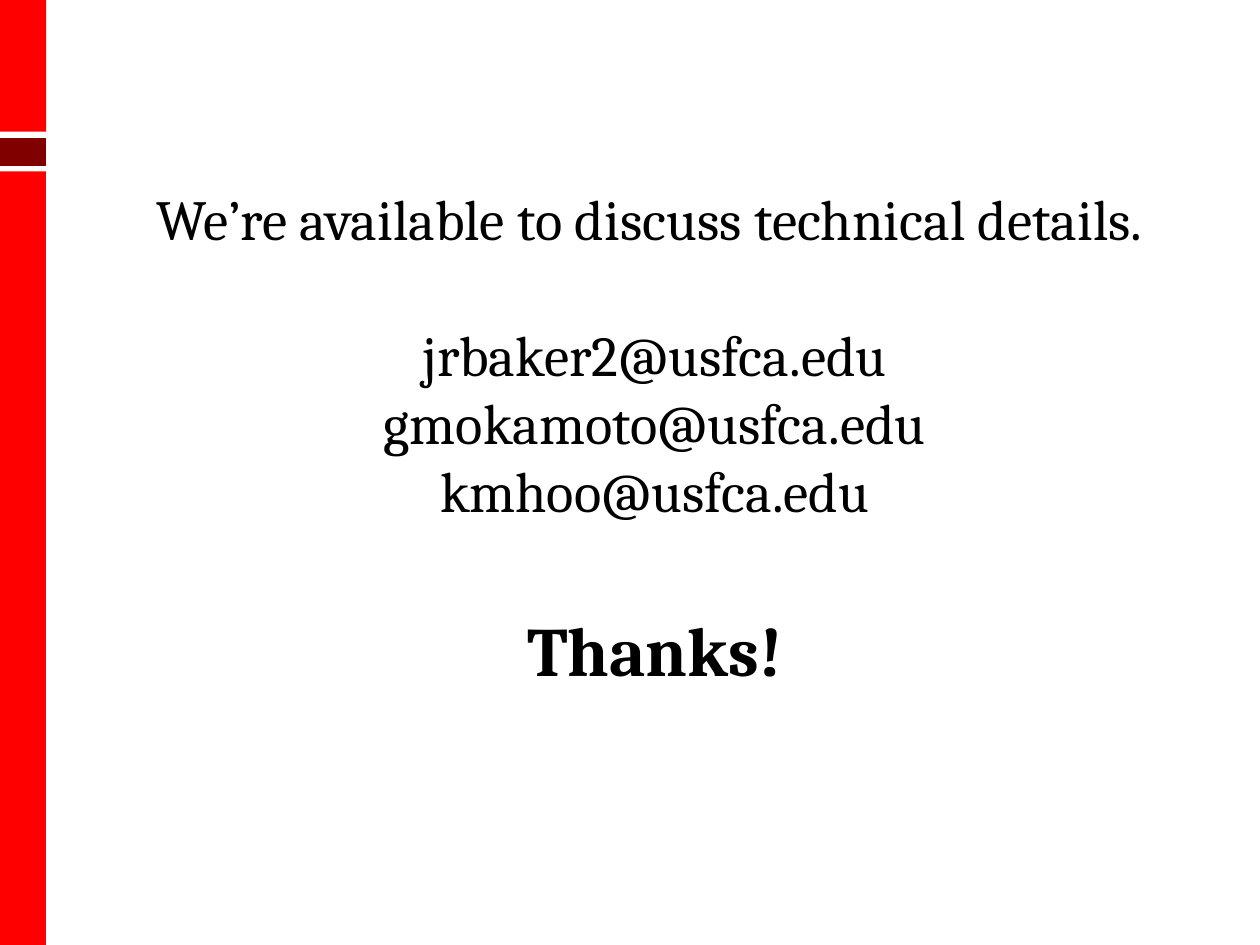
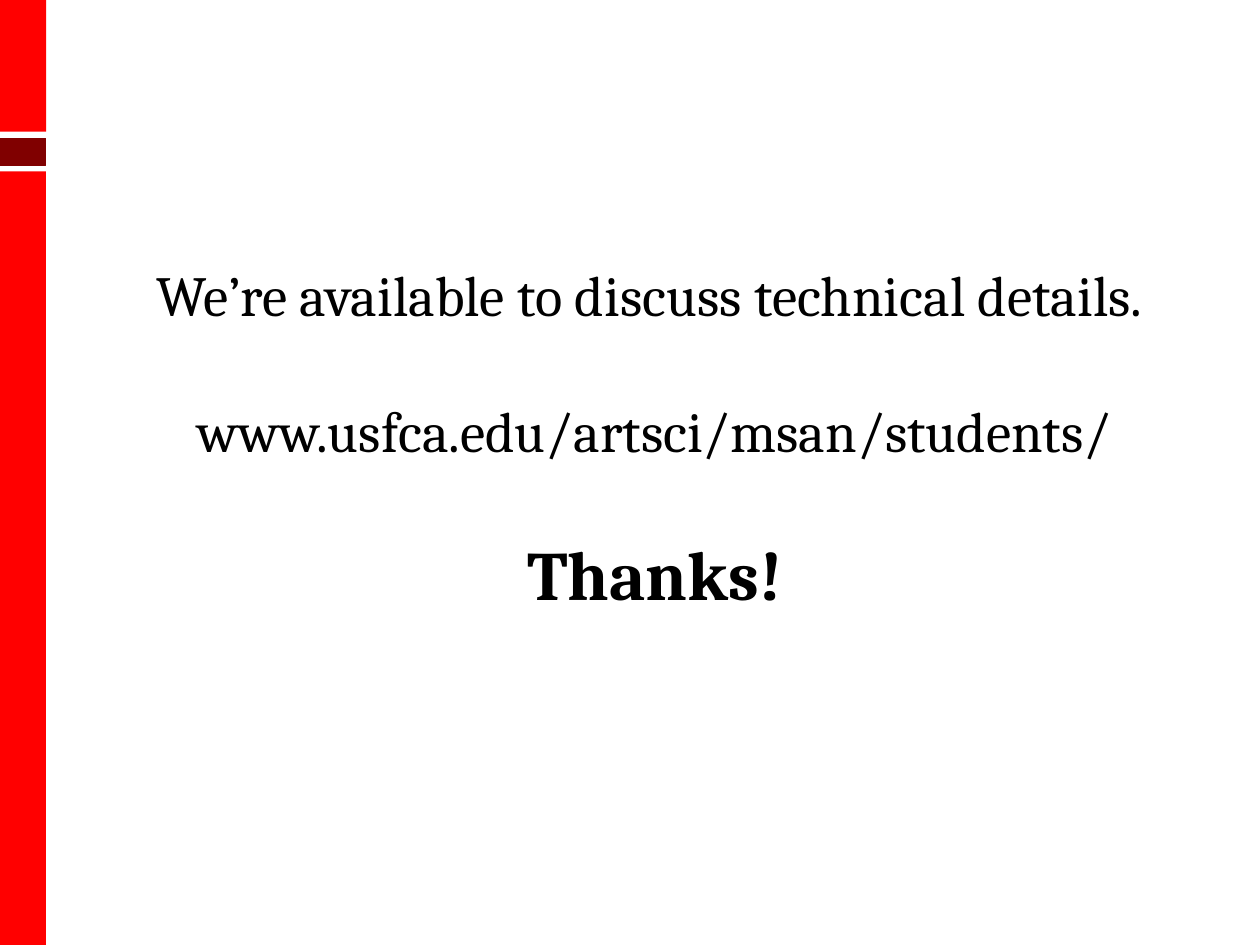
Before and after one commit to kmhoo/AdvancedMLProject, a slide deck: slide 9 of advML_final_presentation.pptx (slide 8 before the commit). Drawn at 1260x945 pixels with LibreOffice and Linux fonts; fonts in the diff are those of the drawing. Boxes give left, top, right and bottom in pixels: in the first picture for what was removed or moved away, otherwise in the second. Text is boxed around its words. In the diff, an @@ line names an element or a change of style, - is before the commit and + after.

```diff
--- a/advML_final_presentation.pptx
+++ b/advML_final_presentation.pptx
@@ title at [156, 276, 1142, 601]: text changed @@
-We’re available to discuss technical details.
-jrbaker2@usfca.edu
-gmokamoto@usfca.edu
-kmhoo@usfca.edu
-Thanks!
+We’re available to discuss technical details.
+www.usfca.edu/artsci/msan/students/
+Thanks!
```
Also in this commit, not shown: 4 other slides changed, 1 slide added.
